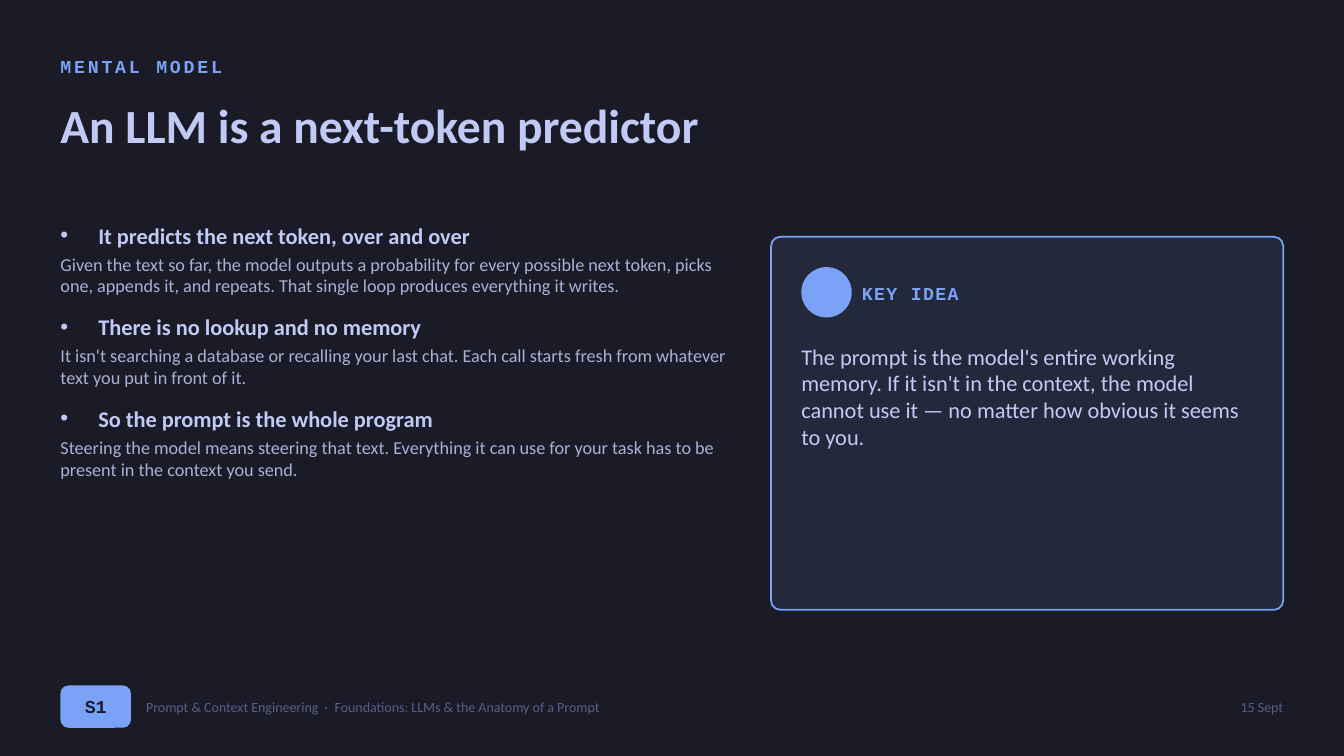
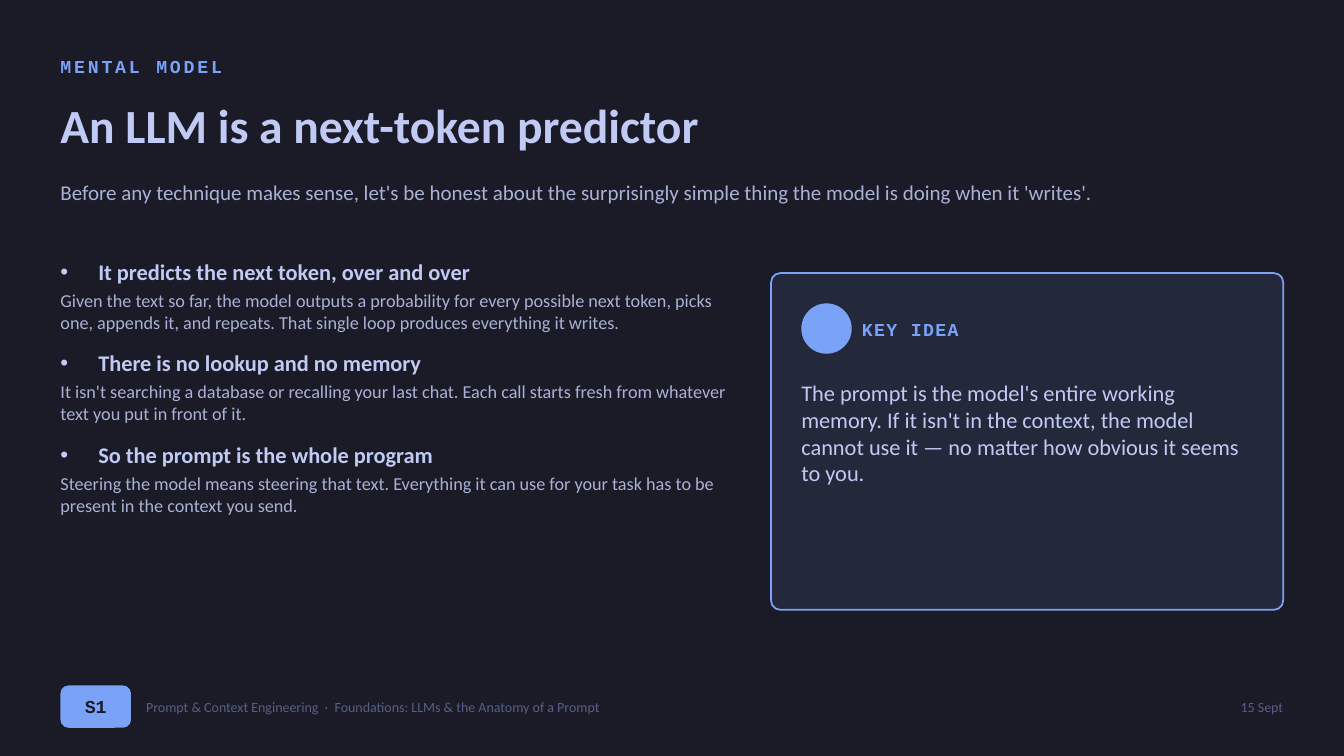
Before and after one commit to sduprey/langchain_courses, a slide deck: slide 7 of prompt-engineering-course/prompt_engineering_presentation_support/PE_S1_foundations.pptx. Drawn at 1344x756 pixels with LibreOffice and Linux fonts; fonts in the diff are those of the drawing. Boxes give left, top, right and bottom in pixels: in the first picture for what was removed or moved away, otherwise in the second. Text is boxed around its words. In the diff, an @@ line names an element or a change of style, - is before the commit and + after.

```diff
--- a/prompt-engineering-course/prompt_engineering_presentation_support/PE_S1_foundations.pptx
+++ b/prompt-engineering-course/prompt_engineering_presentation_support/PE_S1_foundations.pptx
@@ text added at [60, 185, 1091, 204], 15 pt, text #A9B1D6 @@
+Before any technique makes sense, let's be honest about the surprisingly simple thing the model is doing when it 'writes'.
@@ text "It predicts the next token, ...": place and size @@
-text "It predicts the next token, ..." at [60, 228, 725, 479]
+text "It predicts the next token, ..." at [60, 264, 725, 515]
@@ rounded rectangle: place and size @@
-rounded rectangle at [771, 237, 1284, 610]
+rounded rectangle at [771, 273, 1284, 610]
@@ rounded rectangle at [771, 273, 1284, 610]: proportions changed @@
@@ ellipse: place and size @@
-ellipse at [802, 267, 852, 318]
+ellipse at [802, 303, 852, 354]
@@ text "KEY IDEA": place and size @@
-text "KEY IDEA" at [862, 288, 959, 300]
+text "KEY IDEA" at [862, 324, 959, 336]
@@ text "The prompt is the model's ...": place and size @@
-text "The prompt is the model's ..." at [801, 349, 1239, 449]
+text "The prompt is the model's ..." at [801, 385, 1239, 485]
```
Also in this commit, not shown: 10 other slides changed, 18 other files.
